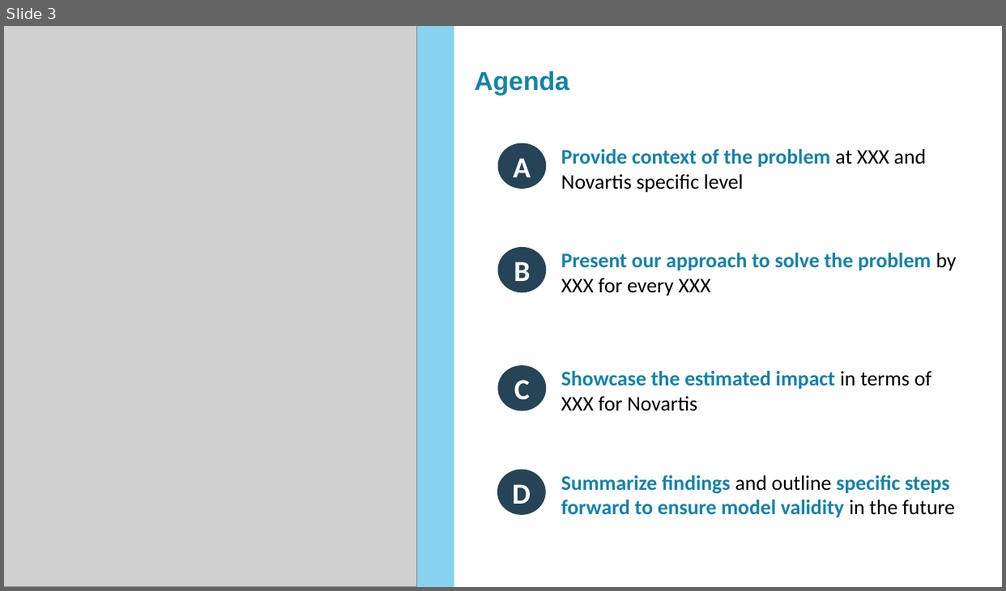
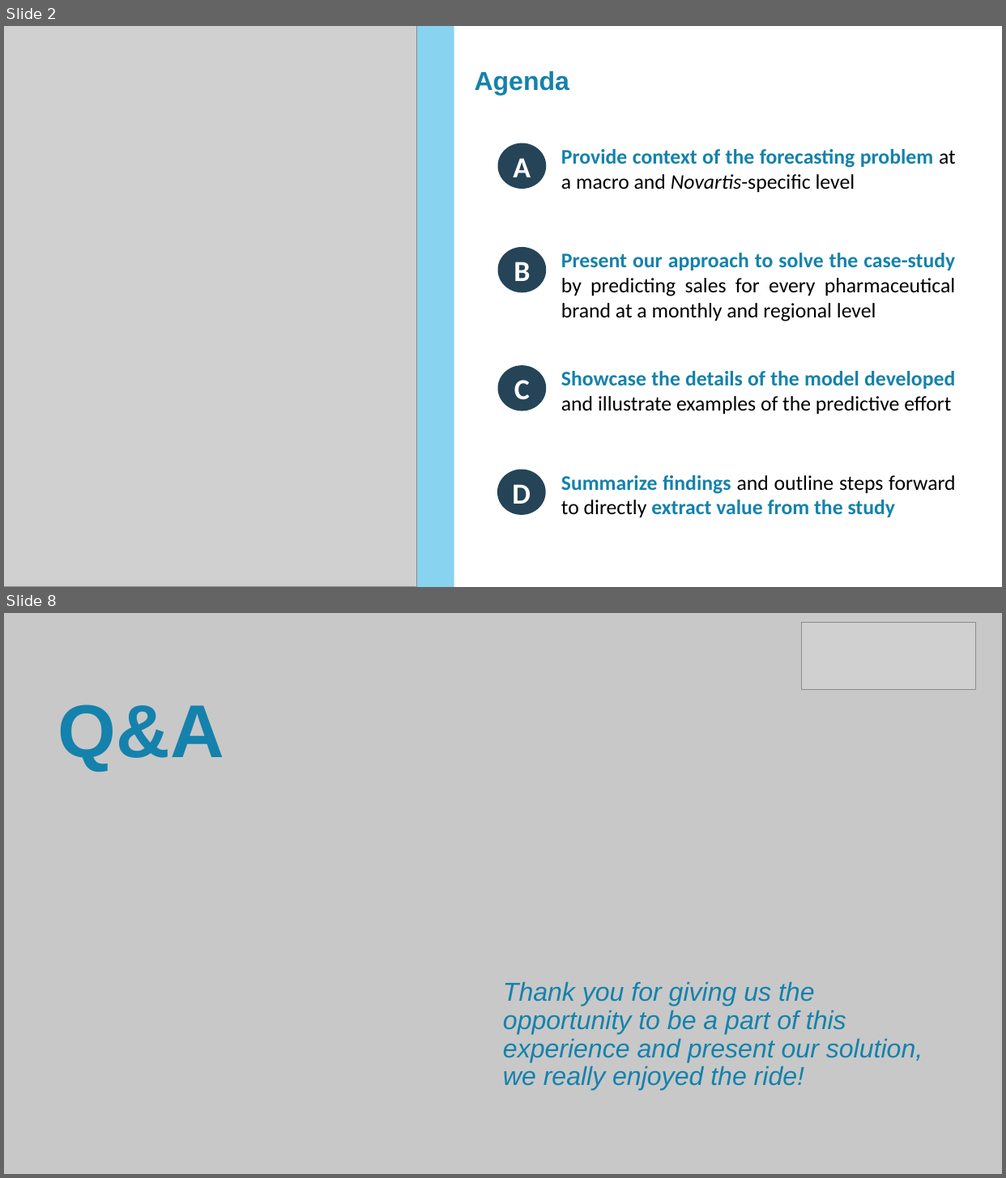
Before and after one commit to Bulbasaurzc/novartis-datathon-2021, a slide deck: reports/Master_PPT.pptx. Shown one above the other, each under a label of ours: slide 3 before the commit, slides 2 and 8 after it; the slides between them are not shown. The pictures are 1006x591 and 1006x1178 pixels, drawn with LibreOffice and Linux fonts; fonts in the diff are those of the drawing; grey boxes stand for pictures; background and template pictures are left out. Boxes give left, top, right and bottom in pixels: in the first picture for what was removed or moved away, otherwise in the second. Text is boxed around its words. In the diff, an @@ line names an element or a change of style, - is before the commit and + after.

Commit message:
Model v7

```diff
--- a/reports/Master_PPT.pptx
+++ b/reports/Master_PPT.pptx
@@ slide 8 added at bbox=[4, 613, 1002, 1174], background #C8C8C8 @@
@@ picture added at bbox=[802, 622, 977, 689] @@
@@ text added at bbox=[58, 705, 224, 771], 72 pt, text #1482AC, bold @@
+Q&A
@@ title added at bbox=[503, 982, 923, 1091], 25 pt, text #1482AC, italic @@
+Thank you for giving us the opportunity to be a part of this experience and present our solution, we really enjoyed the ride!
@@ what was slide 3 is now slide 2 @@
@@ slide 2 changed as well @@
@@ text at bbox=[561, 149, 956, 192]: text changed; text colour #000000 to #1482AC; bold on @@
-Provide context of the problem at XXX and Novartis specific level
+Provide context of the forecasting problem at a macro and Novartis-specific level
@@ text at bbox=[561, 253, 955, 322]: text changed; text colour #1482AC to #000000; bold off @@
-Present our approach to solve the problem by XXX for every XXX
+Present our approach to solve the case-study by predicting sales for every pharmaceutical brand at a monthly and regional level
@@ text at bbox=[561, 371, 955, 414]: text changed; text colour #1482AC to #000000; bold off @@
-Showcase the estimated impact in terms of XXX for Novartis
+Showcase the details of the model developed and illustrate examples of the predictive effort
@@ text at bbox=[561, 476, 955, 518]: text changed @@
-Summarize findings and outline specific steps forward to ensure model validity in the future
+Summarize findings and outline steps forward to directly extract value from the study
```
Also in this commit, not shown: 1 other slide changed, 5 other slides added, 8 slides removed, 9 other files.
